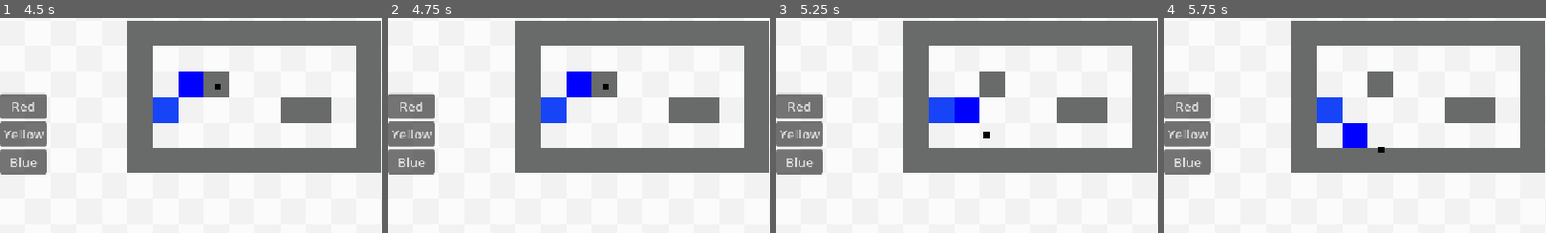
Above: before the commit, frames 1-4 (left to right).
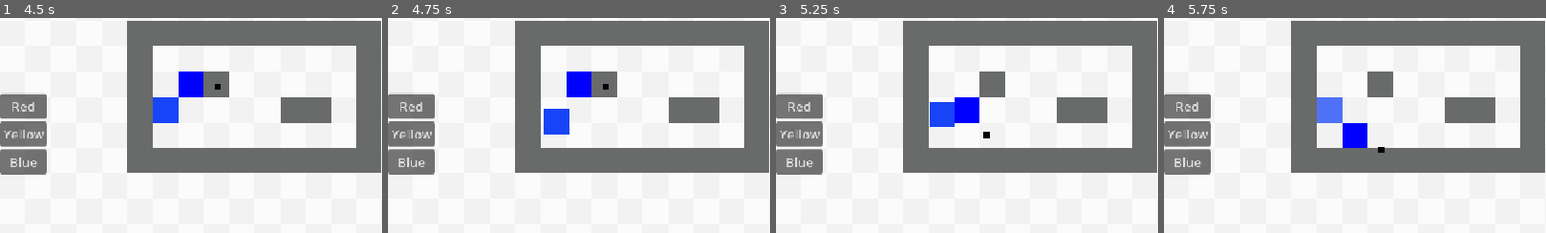
Above: after the commit, the same moments.

Repository: btoosey/Godot-Wild-Jam-99
Game: Godot game, scene res://scenes/main/main.tscn
The game is run twice, just before and just after one commit, with the same random seed, the same clock (stepped at 60 frames per second) and the same inputs.
Inputs (mouse positions are % of the whole screen's width and height, from its top left):
- Up to frame 1 (4.5 s): click "Start Game" at 0.5 s; click "Level 1" at 1.25 s; click "Red" at 2 s; click "Yellow" at 2.75 s; click "Blue" at 3.5 s; tap Enter at 4.25 s; move the mouse to (72, 45) at 4.27 s; press the mouse at (72, 45) at 4.28 s; hold D (player_right) from 4.28 s (still down)
- Up to frame 2 (4.75 s): keep holding D (player_right); tap Space (toggle_combine) at 4.55 s
- Up to frame 3 (5.25 s): move the mouse to (30, 55) at 5.02 s; release D (player_right) at 5.03 s; release the mouse at (30, 55) at 5.03 s; hold S (player_down) from 5.03 s (still down); tap Space (toggle_combine) at 5.1 s
- Up to frame 4 (5.75 s): keep holding S (player_down); click (30, 55) at 5.3 s
The pictures show only the part of the screen within x 0-50%, y 23-73%; the shares and areas given below are measured in that part.

Frame 1 is identical in both runs. In frame 2, 0.8% of the frame differs, in the area x 40-48%, y 36-55%; in frame 3, 0.3%; in frame 4, 0.8%.

Commit message:
ADD: basic level win check animations

Diff:
--- a/scenes/levels/level001.tscn
+++ b/scenes/levels/level001.tscn
@@ -63,15 +63,15 @@
 tile_set = SubResource("TileSet_lynmg")
 metadata/_edit_lock_ = true
 
+[node name="PaintBlue" type="TileMapLayer" parent="Tilemaps" unique_id=1520519270]
+tile_set = SubResource("TileSet_ypy33")
+metadata/_edit_lock_ = true
+
 [node name="PaintRed" type="TileMapLayer" parent="Tilemaps" unique_id=285132883]
 tile_set = SubResource("TileSet_ypy33")
 metadata/_edit_lock_ = true
 
 [node name="PaintYellow" type="TileMapLayer" parent="Tilemaps" unique_id=1406826092]
-tile_set = SubResource("TileSet_ypy33")
-metadata/_edit_lock_ = true
-
-[node name="PaintBlue" type="TileMapLayer" parent="Tilemaps" unique_id=1520519270]
 tile_set = SubResource("TileSet_ypy33")
 metadata/_edit_lock_ = true
 
--- a/scenes/paintbrush/paintbrush.gd
+++ b/scenes/paintbrush/paintbrush.gd
@@ -4,6 +4,13 @@
 
 @export var player: Player
 @export_range(0.0, 1.0) var inactive_layer_alpha: float = 0.3
+
+@export_group("Check Animation")
+@export var layer_spread: Vector2 = Vector2(-8, -40)
+@export var wait_time: float = 0.8
+@export var spread_time: float = 0.4
+@export var combine_time: float = 0.4
+@export var blend_time: float = 0.8
 
 @onready var palette: Node2D = $Palette
 @onready var walls: TileMapLayer = $"../Tilemaps/Walls"
@@ -13,16 +20,23 @@
 @onready var result_layer: TileMapLayer = $"../Tilemaps/PaintResult"
 
 var layers := {}
+var layer_home_positions := {}
+
 var current_cell: Vector2i = Vector2i.ZERO
 var paint_button_held: bool = false
 var erase_button_held: bool = false
+
 var show_combined: bool = false
+var is_checking: bool = false
 
 var paint_state := {}
 
 
 func _ready() -> void:
 	layers = {palette.RED: red_layer, palette.YELLOW: yellow_layer, palette.BLUE: blue_layer}
+	for colour: int in layers:
+		layer_home_positions[colour] = layers[colour].position
+
 	player.player_moved.connect(_try_paint)
 	_update_view()
 
@@ -56,11 +70,11 @@
 		erase_button_held = false
 
 	elif event.is_action_pressed("toggle_combine"):
-		set_combined(not show_combined)
+		check_solution()
 
 
 func _try_paint() -> void:
-	if show_combined:
+	if is_checking or show_combined:
 		return
 
 	if not paint_button_held and not erase_button_held:
@@ -125,22 +139,22 @@
 	_update_view()
 
 
-func set_combined(value: bool) -> void:
-	show_combined = value
-	if value == true:
-		check_solution()
-	_update_view()
+func _editing_alpha(colour: int) -> float:
+	if colour == palette.current_paint_colour:
+		return 1.0
+	else:
+		return inactive_layer_alpha
 
 
 func _update_view() -> void:
-	if layers.is_empty():
-		return
-
-	for primary: int in layers:
-		var layer: TileMapLayer = layers[primary]
-		var is_active: bool = primary == palette.current_paint_colour
+	if layers.is_empty() or is_checking and not show_combined:
+		return
+
+	for colour: int in layers:
+		var layer: TileMapLayer = layers[colour]
+		var is_active: bool = colour == palette.current_paint_colour
 		layer.visible = not show_combined
-		layer.modulate.a = 1.0 if is_active else inactive_layer_alpha
+		layer.modulate.a = _editing_alpha(colour)
 		layer.z_index = 1 if is_active else 0
 
 	result_layer.visible = show_combined
@@ -162,7 +176,84 @@
 
 
 func check_solution() -> void:
-	if paint_state == get_parent().level_data.solution:
-		print("win!")
-	else:
-		print("lose!")
+	if is_checking or show_combined:
+		return
+
+	is_checking = true
+
+	_prepare_check_view()
+
+	await _move_layers(1.0, spread_time, true)
+	await  _move_layers(0.0, combine_time)
+	await _blend_paint(true)
+
+	var correct: bool = _is_solved()
+	if correct:
+		show_combined = true
+		_update_view()
+		return
+
+	await _paint_shake()
+	await get_tree().create_timer(wait_time).timeout
+	await _blend_paint(false)
+	is_checking = false
+	_update_view()
+
+
+func _is_solved() -> bool:
+	return paint_state == get_parent().level_data.solution
+
+
+func _prepare_check_view() -> void:
+	for colour: int in layers:
+		var layer: TileMapLayer = layers[colour]
+		layer.show()
+		layer.z_index = 0
+
+	result_layer.show()
+	result_layer.modulate.a = 0.0
+
+
+func _move_layers(spread: float, duration: float, fade_to_full: bool = false) -> void:
+	var tween := create_tween().set_parallel(true)
+	tween.set_trans(Tween.TRANS_CUBIC).set_ease(Tween.EASE_IN_OUT)
+
+	for colour: int in layers:
+		var layer: TileMapLayer = layers[colour]
+		tween.tween_property(layer, "position", layer_home_positions[colour] + _spread_offset(colour) * spread, duration)
+		if fade_to_full:
+			tween.tween_property(layer, "modulate:a", 1.0, duration)
+
+	await tween.finished
+
+
+func _spread_offset(colour: int) -> Vector2:
+	match colour:
+		palette.YELLOW:
+			return layer_spread
+		palette.BLUE:
+			return - layer_spread
+		_:
+			return Vector2.ZERO
+
+func _paint_shake() -> void:
+	var home := result_layer.position
+	var tween := create_tween()
+
+	for i in 3:
+		tween.tween_property(result_layer, "position", home + Vector2(6, 0), 0.06)
+		tween.tween_property(result_layer, "position", home - Vector2(6, 0), 0.06)
+	tween.tween_property(result_layer, "position", home, 0.06)
+
+	await  tween.finished
+
+
+func _blend_paint(to_mix: bool) -> void:
+	var tween := create_tween().set_parallel(true)
+
+	tween.tween_property(result_layer, "modulate:a", 1.0 if to_mix else 0.0, blend_time)
+	for colour: int in layers:
+		var target_alpha := 0.0 if to_mix else _editing_alpha(colour)
+		tween.tween_property(layers[colour], "modulate:a", target_alpha, blend_time)
+
+	await tween.finished
